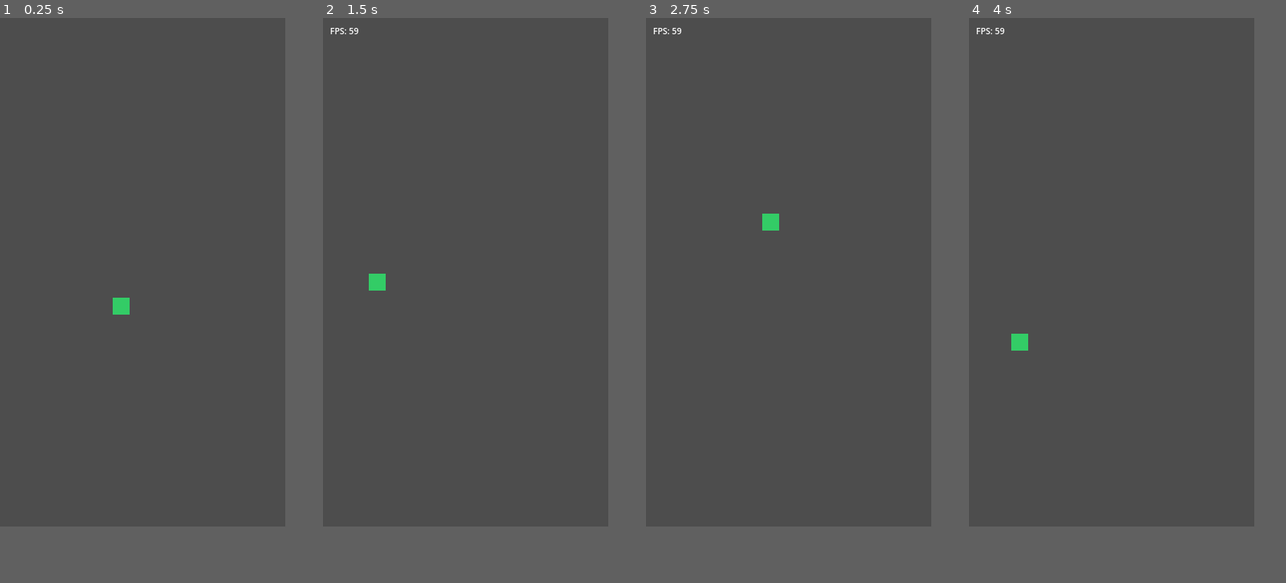
Above: before the commit, frames 1-4 (left to right).
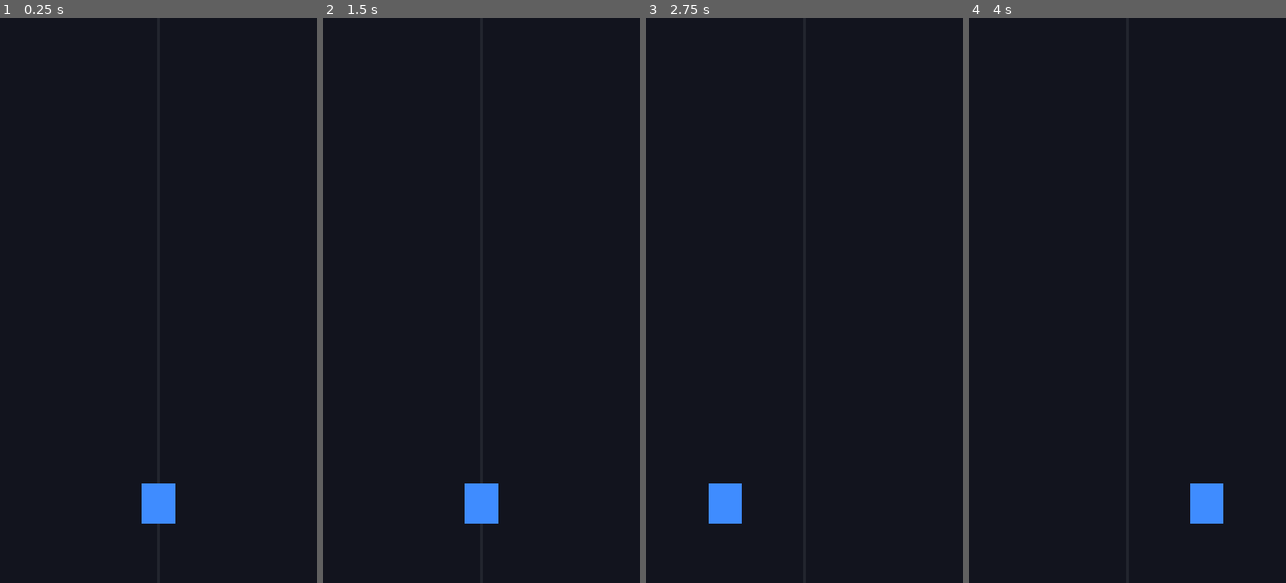
Above: after the commit, the same moments.

Repository: ScriptByFei/kernwerk-godot
Game: Godot game, scene res://scenes/game/game.tscn
The game is run twice, just before and just after one commit, with the same random seed, the same clock (stepped at 60 frames per second) and the same inputs. Before the commit the project starts from res://scenes/spike.tscn.
Inputs (mouse positions are in pixels of both pictures, inside the frame that each line leads up to):
- Up to frame 1 (0.25 s): no input
- Up to frame 2 (1.5 s): move the mouse to (529, 244) at 0.52 s; hold D (lane_right, bound only after the commit) 0.53-1.25 s; hold 1 (lane_1, bound only after the commit) 0.53-1.25 s; click (529, 244) at 0.67 s; tap 2 (lane_2, bound only after the commit) at 0.8 s; drag from (408, 300) to (449, 373) at 1.27 s
- Up to frame 3 (2.75 s): move the mouse to (817, 159) at 2.02 s; hold D (lane_right, bound only after the commit) from 2.03 s (still down); hold 3 (lane_3, bound only after the commit) from 2.03 s (still down); tap 1 (lane_1, bound only after the commit) at 2.3 s
- Up to frame 4 (4 s): release D (lane_right, bound only after the commit) at 2.75 s; release 3 (lane_3, bound only after the commit) at 2.75 s; drag from (1095, 373) to (1026, 193) at 2.77 s; move the mouse to (1197, 345) at 3.52 s; hold A (lane_left, bound only after the commit) from 3.53 s (still down); hold 2 (lane_2, bound only after the commit) from 3.53 s (still down); tap 3 (lane_3, bound only after the commit) at 3.8 s
In our replay, the window is 405x720 before the commit and 450x800 after it. These sizes can differ from the game's own. Grey fills any space a smaller window leaves; there, only what the larger window draws over its background counts as a difference.

The runs differ from the first frame. In frame 1, 81% of the frame differs, in the area x 0-90%, y 0-90%; in frame 2, 81%; in frame 3, 81%; in frame 4, 81%.

Commit message:
feat: three lane player movement (swipe, tap zones, keyboard) + headless tests

Diff:
--- a/project.godot
+++ b/project.godot
@@ -1,20 +1,52 @@
-; Engine configuration file.
+; Kernwerk — 3-Lane Auto Shooter (Godot 4, Web Export)
 config_version=5
 
 [application]
 
 config/name="Kernwerk"
-config/description="Native-App-Spike: Archero-Style Auto-Shoot, Portrait"
-run/main_scene="res://scenes/spike.tscn"
+config/description="3-Lane Auto-Shooter: Swipe zwischen Lanes, Waffe feuert automatisch"
+run/main_scene="res://scenes/game/game.tscn"
 config/features=PackedStringArray("4.6", "GL Compatibility")
 
 [display]
 
-window/size/viewport_width=405
-window/size/viewport_height=720
+window/size/viewport_width=1080
+window/size/viewport_height=1920
+window/size/window_width_override=405
+window/size/window_height_override=720
 window/stretch/mode="canvas_items"
-window/stretch/aspect="keep"
+window/stretch/aspect="expand"
 window/handheld/orientation=1
+
+[input]
+
+lane_left={
+"deadzone": 0.5,
+"events": [Object(InputEventKey,"resource_local_to_scene":false,"resource_name":"","device":-1,"window_id":0,"alt_pressed":false,"shift_pressed":false,"ctrl_pressed":false,"meta_pressed":false,"pressed":false,"keycode":0,"physical_keycode":65,"key_label":0,"unicode":97,"location":0,"echo":false,"script":null)
+, Object(InputEventKey,"resource_local_to_scene":false,"resource_name":"","device":-1,"window_id":0,"alt_pressed":false,"shift_pressed":false,"ctrl_pressed":false,"meta_pressed":false,"pressed":false,"keycode":4194319,"key_label":0,"unicode":0,"location":0,"echo":false,"script":null)
+]
+}
+lane_right={
+"deadzone": 0.5,
+"events": [Object(InputEventKey,"resource_local_to_scene":false,"resource_name":"","device":-1,"window_id":0,"alt_pressed":false,"shift_pressed":false,"ctrl_pressed":false,"meta_pressed":false,"pressed":false,"keycode":0,"physical_keycode":68,"key_label":0,"unicode":100,"location":0,"echo":false,"script":null)
+, Object(InputEventKey,"resource_local_to_scene":false,"resource_name":"","device":-1,"window_id":0,"alt_pressed":false,"shift_pressed":false,"ctrl_pressed":false,"meta_pressed":false,"pressed":false,"keycode":4194321,"key_label":0,"location":0,"echo":false,"script":null)
+]
+}
+lane_1={
+"deadzone": 0.5,
+"events": [Object(InputEventKey,"resource_local_to_scene":false,"resource_name":"","device":-1,"window_id":0,"alt_pressed":false,"shift_pressed":false,"ctrl_pressed":false,"meta_pressed":false,"pressed":false,"keycode":0,"physical_keycode":49,"key_label":0,"unicode":49,"location":0,"echo":false,"script":null)
+]
+}
+lane_2={
+"deadzone": 0.5,
+"events": [Object(InputEventKey,"resource_local_to_scene":false,"resource_name":"","device":-1,"window_id":0,"alt_pressed":false,"shift_pressed":false,"ctrl_pressed":false,"meta_pressed":false,"pressed":false,"keycode":0,"physical_keycode":50,"key_label":0,"unicode":50,"location":0,"echo":false,"script":null)
+]
+}
+lane_3={
+"deadzone": 0.5,
+"events": [Object(InputEventKey,"resource_local_to_scene":false,"resource_name":"","device":-1,"window_id":0,"alt_pressed":false,"shift_pressed":false,"ctrl_pressed":false,"meta_pressed":false,"pressed":false,"keycode":0,"physical_keycode":51,"key_label":0,"unicode":51,"location":0,"echo":false,"script":null)
+]
+}
 
 [rendering]
 
--- /dev/null
+++ b/scenes/game/game.tscn
@@ -0,0 +1,27 @@
+[gd_scene load_steps=5 format=3]
+
+[ext_resource type="Script" path="res://scripts/game/game.gd" id="1"]
+[ext_resource type="Script" path="res://scripts/game/lane_markers.gd" id="2"]
+[ext_resource type="Script" path="res://scripts/player/player.gd" id="3"]
+[ext_resource type="Script" path="res://scripts/player/touch_input.gd" id="4"]
+
+[node name="Game" type="Node2D"]
+script = ExtResource("1")
+
+[node name="Background" type="ColorRect" parent="."]
+offset_right = 1080.0
+offset_bottom = 1920.0
+color = Color(0.07, 0.08, 0.12, 1)
+
+[node name="LaneMarkers" type="Node2D" parent="."]
+script = ExtResource("2")
+
+[node name="Player" type="Node2D" parent="."]
+script = ExtResource("3")
+
+[node name="Soldier" type="Polygon2D" parent="Player"]
+color = Color(0.25, 0.55, 1, 1)
+polygon = PackedVector2Array(-60, -70, 60, -70, 60, 70, -60, 70)
+
+[node name="TouchInput" type="Node" parent="Player"]
+script = ExtResource("4")
--- a/scenes/spike.tscn
+++ /dev/null
@@ -1,11 +0,0 @@
-[gd_scene load_steps=2 format=3]
-
-[ext_resource type="Script" path="res://scripts/spike.gd" id="1"]
-
-[node name="Spike" type="Node2D"]
-script = ExtResource("1")
-
-[node name="Dot" type="Polygon2D" parent="."]
-position = Vector2(202, 360)
-color = Color(0.2, 0.8, 0.4, 1)
-polygon = PackedVector2Array(-12, -12, 12, -12, 12, 12, -12, 12)
--- /dev/null
+++ b/scripts/game/game.gd
@@ -0,0 +1,9 @@
+extends Node2D
+## Game-Szene: Wurzel, Phase 1 nur Bewegung + Debug-Info.
+
+func _ready() -> void:
+	var player := $Player as Player
+	player.lane_changed.connect(_on_lane_changed)
+
+func _on_lane_changed(lane: int) -> void:
+	print("[Game] lane=%d" % lane)
--- /dev/null
+++ b/scripts/game/lane_markers.gd
@@ -0,0 +1,12 @@
+class_name LaneMarkers
+extends Node2D
+## Zeichnet dezente Lane-Trennlinien (Debug/Hilfe, im finalen Spiel deaktivierbar).
+
+var visible_lines := true
+
+func _draw() -> void:
+	if not visible_lines:
+		return
+	var color := Color(1.0, 1.0, 1.0, 0.07)
+	for x in [540.0]:
+		draw_line(Vector2(x, 0), Vector2(x, 1920), color, 6.0)
--- /dev/null
+++ b/scripts/game_config.gd
@@ -0,0 +1,19 @@
+class_name GameConfig
+## Zentrale Spielkonstanten — single source of truth, keine Magie in Szenen.
+
+const LANE_COUNT := 3
+const LANE_X := [270.0, 540.0, 810.0]  # Referenzauflösung 1080x1920
+const PLAYER_Y := 1650.0
+
+const LANE_SWITCH_TIME := 0.18  # Sekunden für weichen Lane-Wechsel
+const SWIPE_MIN_DRAG_PX := 60.0  # Mindestdrag (Referenz-Px) für Swiperkennung
+
+# Waffen-Startwerte (später per Upgrade veränderbar)
+const DAMAGE := 10
+const FIRE_RATE := 4.0  # Schüsse/Sekunde
+const BULLET_SPEED := 1200.0
+const BULLET_COUNT := 1
+const SPREAD := 0.0
+
+# Spieler
+const MAX_HEALTH := 100
--- /dev/null
+++ b/scripts/player/player.gd
@@ -0,0 +1,44 @@
+class_name Player
+extends Node2D
+## Soldat: 3 feste Lanes, weiche Bewegung. Automatisches Feuer kommt in Phase 2.
+
+signal lane_changed(lane: int)
+
+var current_lane := 1
+var _switch_tween: Tween
+
+@onready var touch: TouchInput = $TouchInput
+
+func _ready() -> void:
+	position = Vector2(GameConfig.LANE_X[current_lane], GameConfig.PLAYER_Y)
+	touch.swiped.connect(move_lane)
+	touch.tapped_lane.connect(move_to_lane)
+
+func _unhandled_input(event: InputEvent) -> void:
+	# Desktop/Entwicklung
+	if event.is_action_pressed("lane_left"):
+		move_lane(-1)
+	elif event.is_action_pressed("lane_right"):
+		move_lane(1)
+	elif event.is_action_pressed("lane_1"):
+		move_to_lane(0)
+	elif event.is_action_pressed("lane_2"):
+		move_to_lane(1)
+	elif event.is_action_pressed("lane_3"):
+		move_to_lane(2)
+
+func move_lane(dir: int) -> void:
+	move_to_lane(current_lane + dir)
+
+func move_to_lane(lane: int) -> void:
+	var target := clampi(lane, 0, GameConfig.LANE_COUNT - 1)
+	if target == current_lane:
+		return
+	current_lane = target
+	lane_changed.emit(current_lane)
+	var target_x: float = GameConfig.LANE_X[current_lane]
+	if _switch_tween and _switch_tween.is_valid():
+		_switch_tween.kill()
+	# Weicher Lane-Wechsel: sanfte Ease-Out-Bewegung, kein harter Snap
+	_switch_tween = create_tween().set_trans(Tween.TRANS_SINE).set_ease(Tween.EASE_OUT)
+	_switch_tween.tween_property(self, "position:x", target_x, GameConfig.LANE_SWITCH_TIME)
--- /dev/null
+++ b/scripts/player/touch_input.gd
@@ -0,0 +1,39 @@
+class_name TouchInput
+extends Node
+## Swipe + Tap-Zonen Erkennung (Touch). Emittiert Signale an Owner (Player).
+## Architektur: austauschbar — Swipe-only oder Tap-only später per Flag.
+
+signal swiped(direction: int)  # -1 links, +1 rechts
+signal tapped_lane(lane: int)  # 0/1/2
+
+var _touch_start := Vector2.ZERO
+var _touch_active := false
+
+func _input(event: InputEvent) -> void:
+	if event is InputEventScreenTouch:
+		if event.pressed:
+			_touch_start = event.position
+			_touch_active = true
+		elif _touch_active:
+			_touch_active = false
+			_handle_release(event.position)
+	elif event is InputEventScreenDrag:
+		# Sofort-Swipe ab Schwelle: responsiver als Warten auf Loslassen
+		if _touch_active:
+			var drag: Vector2 = event.position - _touch_start
+			if absf(drag.x) > _drag_threshold_px():
+				swiped.emit(1 if drag.x > 0.0 else -1)
+				_touch_active = false  # Ein Swipe pro Geste
+
+func _handle_release(end_pos: Vector2) -> void:
+	var drag: Vector2 = end_pos - _touch_start
+	if absf(drag.x) > _drag_threshold_px() or absf(drag.y) > _drag_threshold_px():
+		return  # War ein Swipe — horizontal ggf. schon per Drag gefeuert
+	# Kurzer Tap → Tap-Zone: Drittel
+	var vp_x := get_viewport().get_visible_rect().size.x
+	var lane := int(end_pos.x / (vp_x / 3.0))
+	tapped_lane.emit(clampi(lane, 0, GameConfig.LANE_COUNT - 1))
+
+func _drag_threshold_px() -> float:
+	var px_per_ref := get_viewport().get_visible_rect().size.x / 1080.0
+	return GameConfig.SWIPE_MIN_DRAG_PX * px_per_ref
--- a/scripts/spike.gd
+++ /dev/null
@@ -1,26 +0,0 @@
-extends Node2D
-
-# Spike: Loop-Beweis. Gruener Punkt ping-pongt quer uebers Feld.
-
-var _t: float = 0.0
-var _frames: int = 0
-var _elapsed: float = 0.0
-var _fps_label: Label
-
-func _ready() -> void:
-	_fps_label = Label.new()
-	_fps_label.position = Vector2(10, 10)
-	_fps_label.add_theme_font_size_override("font_size", 12)
-	add_child(_fps_label)
-
-func _process(delta: float) -> void:
-	_t += delta
-	_elapsed += delta
-	_frames += 1
-	var p := get_node("Dot") as Polygon2D
-	p.position.x = 50 + absf(fmod(_t * 120.0, 305.0) - 152.5) + 0.0
-	p.position.y = 360 + sin(_t * 2.0) * 100.0
-	if _elapsed >= 1.0:
-		_fps_label.text = "FPS: %d" % int(_frames / _elapsed)
-		_frames = 0
-		_elapsed = 0.0
--- /dev/null
+++ b/tests/phase1_test.gd
@@ -0,0 +1,46 @@
+extends SceneTree
+## Headless-Smoke-Test Phase 1: Lane-Logik ohne Renderer.
+## Aufruf: godot4 --headless -s tests/phase1_test.gd
+
+var fails := 0
+
+func _init() -> void:
+	var player := Node2D.new()
+	player.set_script(load("res://scripts/player/player.gd"))
+	# Kein Baum nötig: Logik-Tests ohne _ready/TouchNode
+	var p = player as Player
+	p.current_lane = 1
+
+	# clamp-Bounds: Links/Rechts limitiert
+	p.move_to_lane(-5)
+	_check(p.current_lane == 0, "lane clamp unten (0)")
+	p.move_to_lane(99)
+	_check(p.current_lane == 2, "lane clamp oben (2)")
+
+	# bewusster Move auf gleiche Lane = kein Signal
+	var sig_count := [0]
+	p.lane_changed.connect(func(_l): sig_count[0] += 1)
+	p.move_to_lane(2)
+	_check(sig_count[0] == 0, "gleiche Lane → kein lane_changed")
+
+	p.current_lane = 0
+	p.move_to_lane(1)
+	_check(sig_count[0] == 1, "echter Lane-Wechsel → 1 Signal")
+	_check(p.current_lane == 1, "current_lane aktualisiert")
+
+	# Lane-X Werte plausibel
+	_check(GameConfig.LANE_X.size() == 3, "3 Lanes definiert")
+	_check(GameConfig.LANE_X[0] < GameConfig.LANE_X[1] and GameConfig.LANE_X[1] < GameConfig.LANE_X[2], "Lane-X aufsteigend")
+
+	if fails == 0:
+		print("PHASE1 TESTS: ALLE OK")
+	else:
+		print("PHASE1 TESTS: %d FEHLER" % fails)
+	quit(1 if fails > 0 else 0)
+
+func _check(cond: bool, msg: String) -> void:
+	if cond:
+		print("  ✓ " + msg)
+	else:
+		fails += 1
+		print("  ✗ " + msg)
Not shown, added: docs-spike-beispiel.png.import
Binary file removed: docs/spike-beweis.png
Not shown, added: scripts/game/game.gd.uid
Not shown, added: scripts/game/lane_markers.gd.uid
Not shown, added: scripts/game_config.gd.uid
Not shown, added: scripts/player/player.gd.uid
Not shown, added: scripts/player/touch_input.gd.uid
Not shown, added: tests/phase1_test.gd.uid
